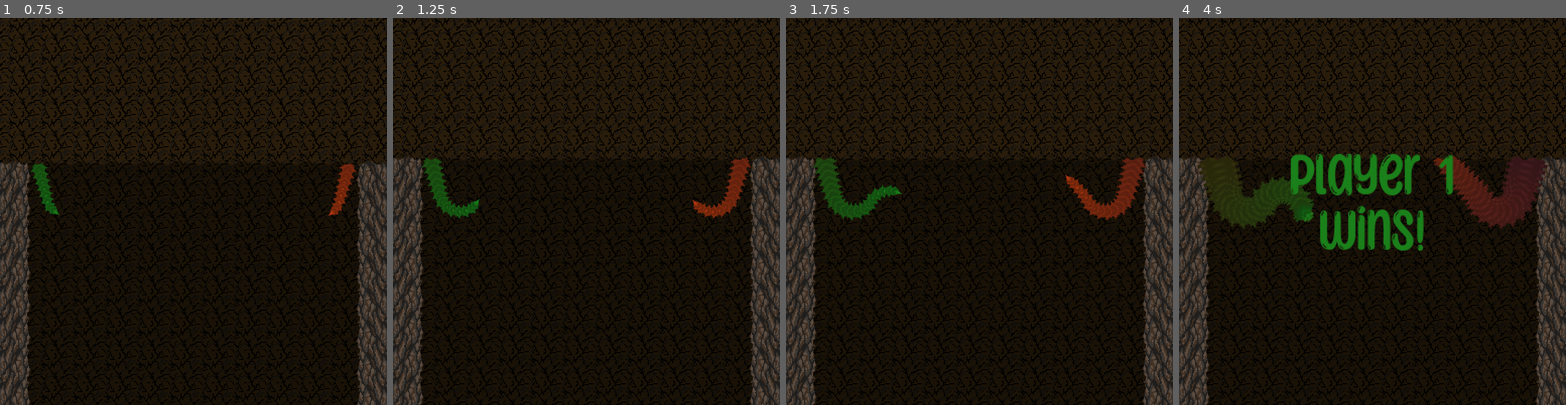
Above: before the commit, frames 1-4 (left to right).
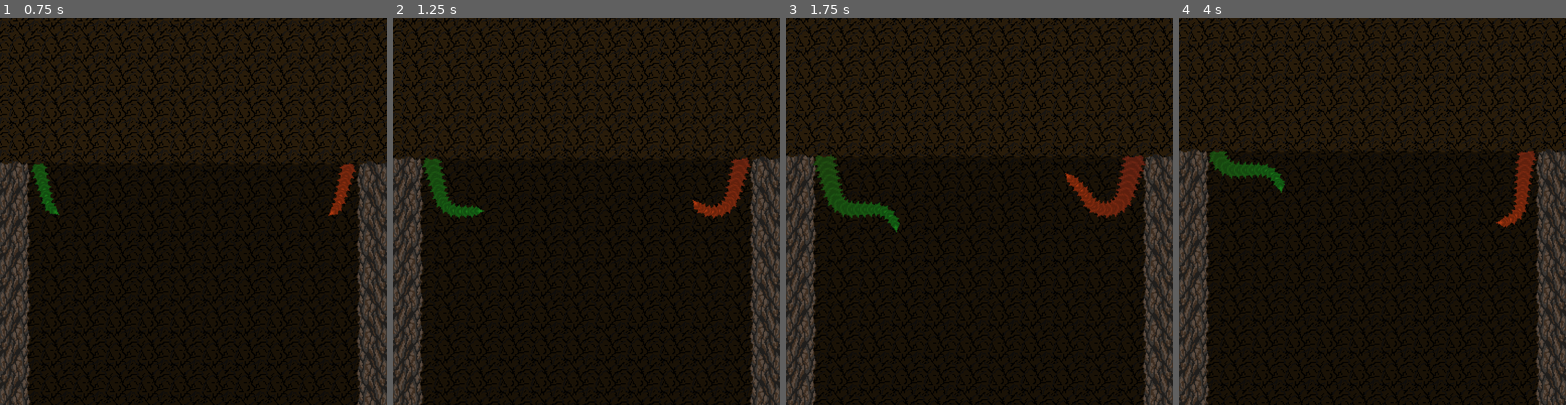
Above: after the commit, the same moments.

Repository: mark-chimes/rootsnake
Game: Godot game, scene res://main.tscn
The game is run twice, just before and just after one commit, with the same random seed, the same clock (stepped at 60 frames per second) and the same inputs.
Inputs:
- Up to frame 1 (0.75 s): tap Enter (action_restart, bound only after the commit) at 0.5 s; hold Right (p1_right) from 0.53 s (still down); hold Up (p2_left) from 0.53 s (still down)
- Up to frame 2 (1.25 s): keep holding Right (p1_right); keep holding Up (p2_left)
- Up to frame 3 (1.75 s): release Right (p1_right) at 1.28 s; release Up (p2_left) at 1.28 s; hold Left (p1_left) from 1.28 s (still down); tap Down (p2_right) at 1.35 s
- Up to frame 4 (4 s): release Left (p1_left) at 2.03 s; hold Up (p2_left) 2.03-2.78 s; hold Right (p1_right) 2.03-3.53 s; tap Enter (action_restart, bound only after the commit) at 2.75 s; tap Down (p2_right) at 2.85 s; hold Left (p1_left) from 3.53 s (still down); hold Up (p2_left) from 3.53 s (still down)

Frame 1 is identical in both runs. In frame 2, less than 0.1% of the frame differs, in the area x 15-24%, y 46-52%; in frame 3, 26%; in frame 4, 35%, in the area x 0-100%, y 0-100%.

Commit message:
Press enter to restart.

Diff:
--- a/CameraControl.gd
+++ b/CameraControl.gd
@@ -4,4 +4,5 @@
 func _process(delta):
 	var snake_1_pos = get_parent().get_node("snakehead1").position
 	var snake_2_pos = get_parent().get_node("snakehead2").position
-	position.y = max(position.y, snake_1_pos.linear_interpolate(snake_2_pos, 0.5).y)
+	position.y = max(position.y,
+		0.3*min(snake_1_pos.y, snake_2_pos.y) + 0.7*max(snake_1_pos.y, snake_2_pos.y))
--- a/main.gd
+++ b/main.gd
@@ -1,4 +1,13 @@
 extends Node2D
+
+var is_game_over = false
+
+func _process(delta):
+	if is_game_over:
+		if Input.is_action_just_pressed("action_restart"):
+			get_tree().paused = false
+			get_tree().reload_current_scene()
+
 
 func _on_snakehead1_collide():
 	print("Snakehead 1 game end!")
@@ -7,6 +16,7 @@
 	var winscreenlabel = $CameraControl/Winscreen/Label
 	winscreenlabel.text = "Player 2\nWins!"
 	winscreenlabel.set("custom_colors/font_color", Color8(178,57,15))
+	is_game_over = true
 
 
 func _on_snakehead2_collide():
@@ -16,3 +26,4 @@
 	$CameraControl/Winscreen.visible = true
 	winscreenlabel.text = "Player 1\nWins!"
 	winscreenlabel.set("custom_colors/font_color", Color(0.1,0.5,0.1))
+	is_game_over = true
--- a/main.tscn
+++ b/main.tscn
@@ -13,10 +13,10 @@
 extents = Vector2( 193, 10 )
 
 [sub_resource type="RectangleShape2D" id=1]
-extents = Vector2( 12, 191.5 )
+extents = Vector2( 10, 922 )
 
 [sub_resource type="RectangleShape2D" id=4]
-extents = Vector2( 13, 192 )
+extents = Vector2( 12, 930 )
 
 [sub_resource type="DynamicFont" id=2]
 size = 64
@@ -74,11 +74,11 @@
 [node name="Area2D" type="Area2D" parent="CameraControl"]
 
 [node name="CollisionShape2D" type="CollisionShape2D" parent="CameraControl/Area2D"]
-position = Vector2( -180, 0 )
+position = Vector2( -174, -18 )
 shape = SubResource( 1 )
 
 [node name="CollisionShape2D2" type="CollisionShape2D" parent="CameraControl/Area2D"]
-position = Vector2( 179, 0 )
+position = Vector2( 180, -6 )
 shape = SubResource( 4 )
 
 [node name="Winscreen" type="Node2D" parent="CameraControl"]
@@ -94,6 +94,15 @@
 custom_fonts/font = SubResource( 2 )
 text = "player 1
 Wins!"
+align = 1
+valign = 1
+
+[node name="Label2" type="Label" parent="CameraControl/Winscreen"]
+margin_left = -188.0
+margin_top = 52.0
+margin_right = 188.0
+margin_bottom = 104.0
+text = "Press Enter to Restart"
 align = 1
 valign = 1
 
--- a/project.godot
+++ b/project.godot
@@ -73,6 +73,11 @@
 , Object(InputEventKey,"resource_local_to_scene":false,"resource_name":"","device":0,"alt":false,"shift":false,"control":false,"meta":false,"command":false,"pressed":false,"scancode":77,"physical_scancode":0,"unicode":0,"echo":false,"script":null)
  ]
 }
+action_restart={
+"deadzone": 0.5,
+"events": [ Object(InputEventKey,"resource_local_to_scene":false,"resource_name":"","device":0,"alt":false,"shift":false,"control":false,"meta":false,"command":false,"pressed":false,"scancode":16777221,"physical_scancode":0,"unicode":0,"echo":false,"script":null)
+ ]
+}
 
 [physics]
 
--- a/snakehead.gd
+++ b/snakehead.gd
@@ -19,11 +19,7 @@
 
 	# position.x += rand_range(-20*delta,20*delta)
 
-	if angle > 360:
-		angle -= 360
-	elif angle < 0:
-		angle += 360
-
+	angle = clamp(angle, 0, 360)
 	rotation_degrees = angle
 
 func _physics_process(delta):
